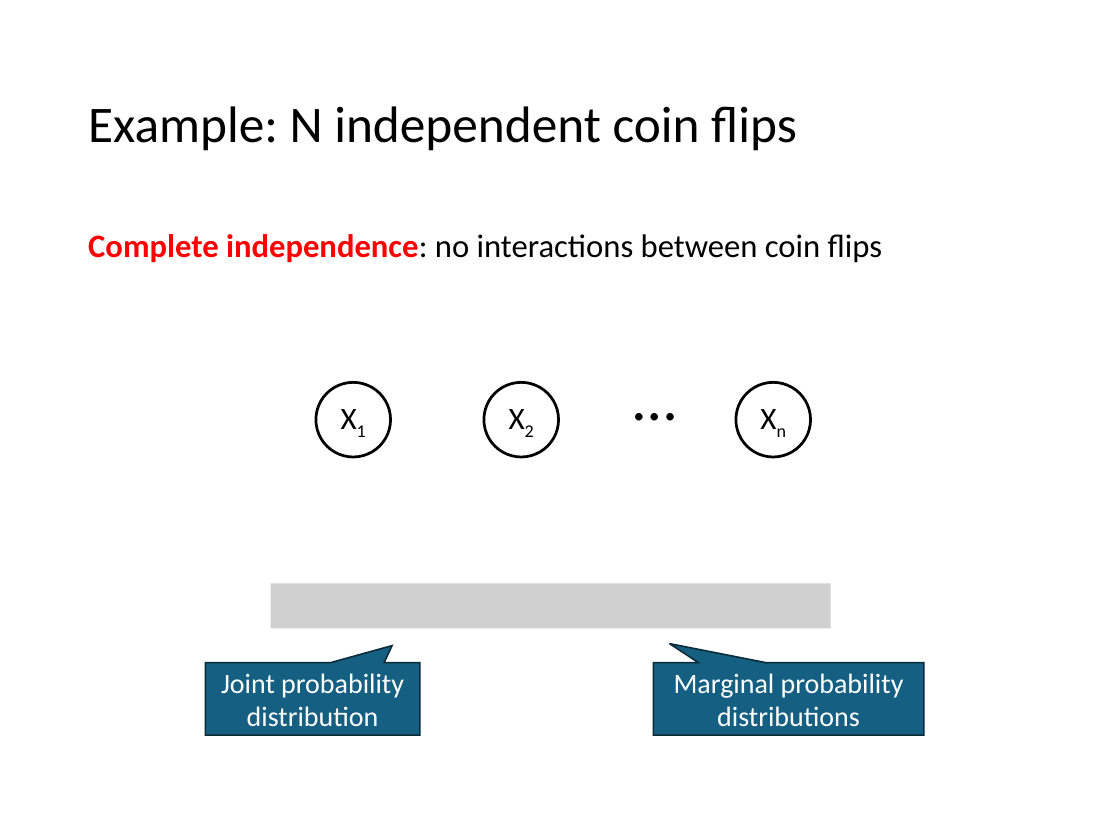
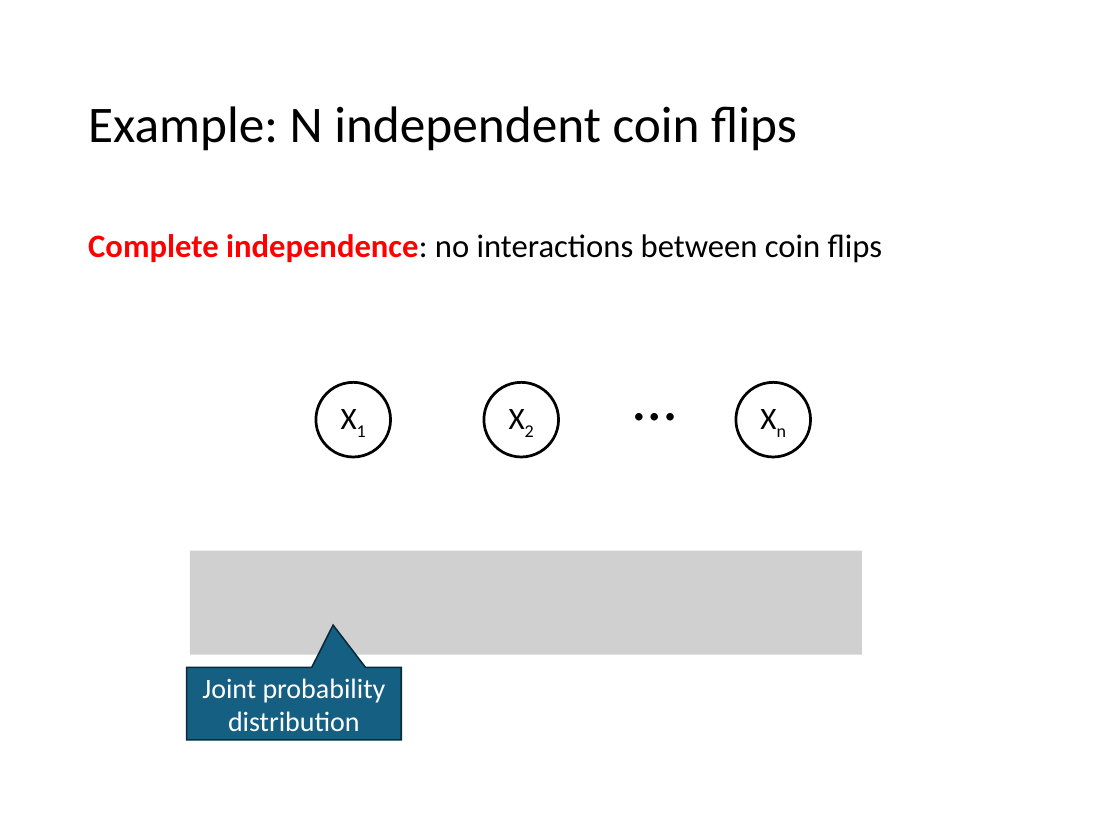
Before and after one commit to mhahsler/CS7320-AI, a slide deck: slide 7 of slides/13_bayes_nets.pptx. Drawn at 1120x840 pixels with LibreOffice and Linux fonts; fonts in the diff are those of the drawing; grey boxes stand for pictures. Boxes give left, top, right and bottom in pixels: in the first picture for what was removed or moved away, otherwise in the second. Text is boxed around its words. In the diff, an @@ line names an element or a change of style, - is before the commit and + after.

```diff
--- a/slides/13_bayes_nets.pptx
+++ b/slides/13_bayes_nets.pptx
@@ picture: place and size @@
-picture at (271,584,831,628)
+picture at (190,551,862,655)
@@ speech box "Joint probability distribution": place and size @@
-speech box "Joint probability distribution" at (205,663,420,736)
+speech box "Joint probability distribution" at (187,668,402,740)
@@ speech box "Joint probability distribution" at (187,668,402,740): proportions changed @@
@@ speech box removed at (653,663,924,736) @@
-Marginal probability distributions
```
Also in this commit, not shown: 27 other slides changed, 3 other files.
